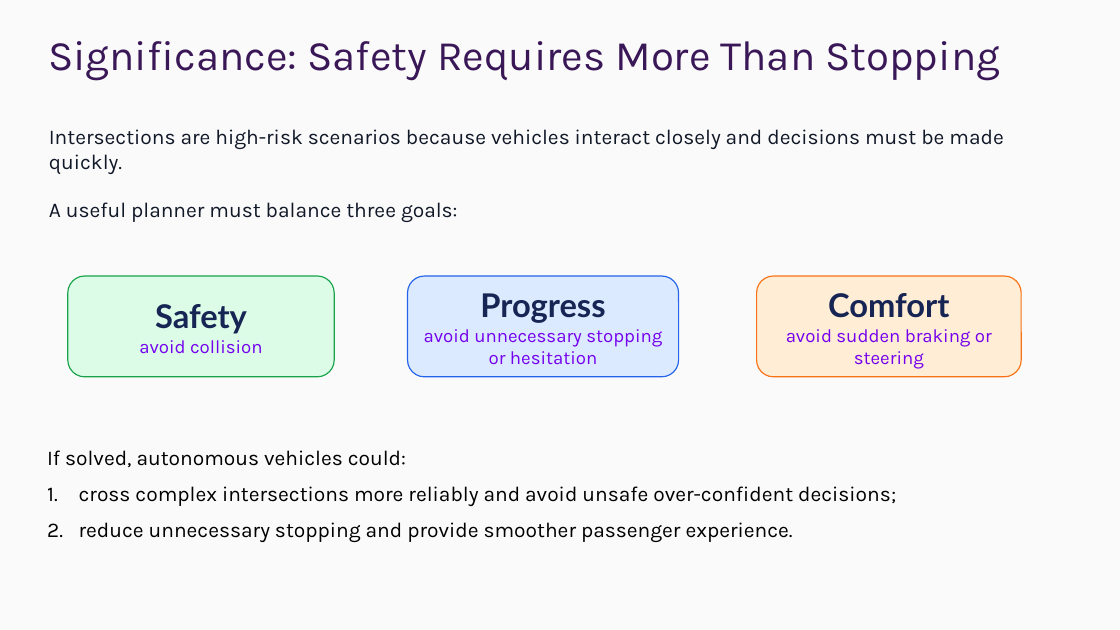
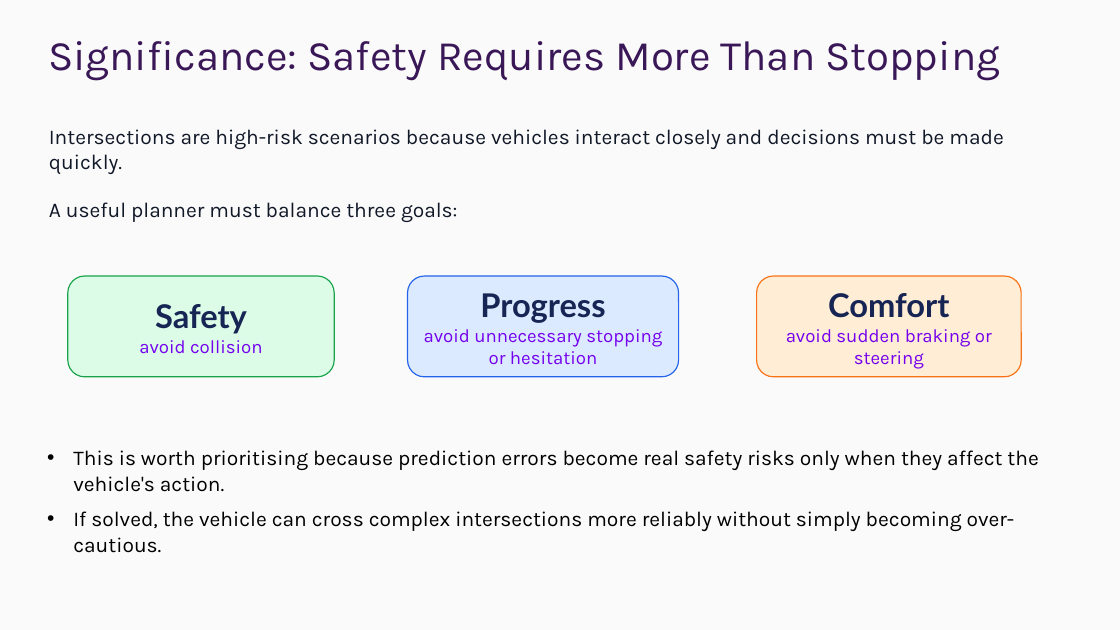
Before and after one commit to ChrisXiejq/Research-Project-IMLS, a slide deck: slide 5 of docs/presentation/25027138 - Presentation.pptx. Drawn at 1120x630 pixels with LibreOffice and Linux fonts; fonts in the diff are those of the drawing; background and template pictures are left out. Boxes give left, top, right and bottom in pixels: in the first picture for what was removed or moved away, otherwise in the second. Text is boxed around its words. In the diff, an @@ line names an element or a change of style, - is before the commit and + after.

```diff
--- a/docs/presentation/25027138 - Presentation.pptx
+++ b/docs/presentation/25027138 - Presentation.pptx
@@ text at (73, 450, 1038, 553): text changed @@
-If solved, autonomous vehicles could:
-1. cross complex intersections more reliably and avoid unsafe over-confident decisions;
-2. reduce unnecessary stopping and provide smoother passenger experience.
+• This is worth prioritising because prediction errors become real safety risks only when they affect the vehicle's action.
+• If solved, the vehicle can cross complex intersections more reliably without simply becoming over-cautious.
```
Also in this commit, not shown: 8 other slides changed, 1 slide added, 1 slide removed, 4 other files.
